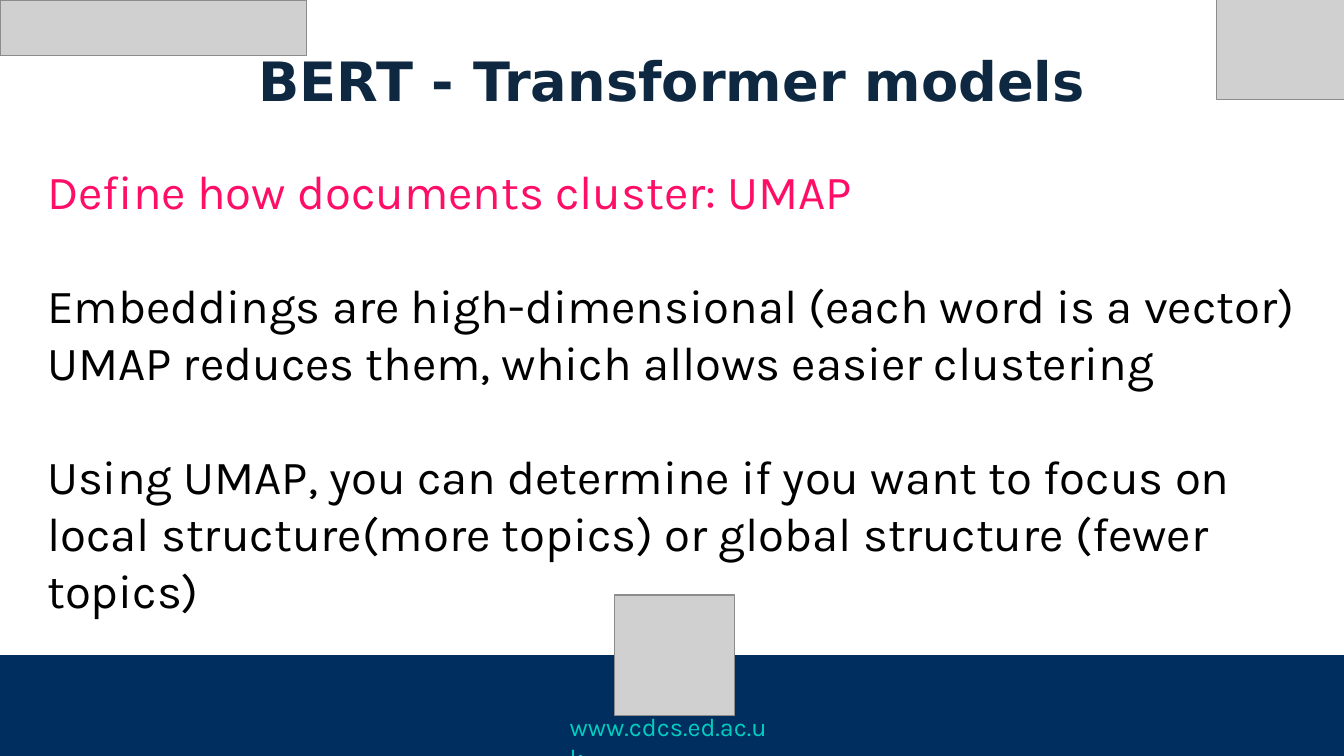
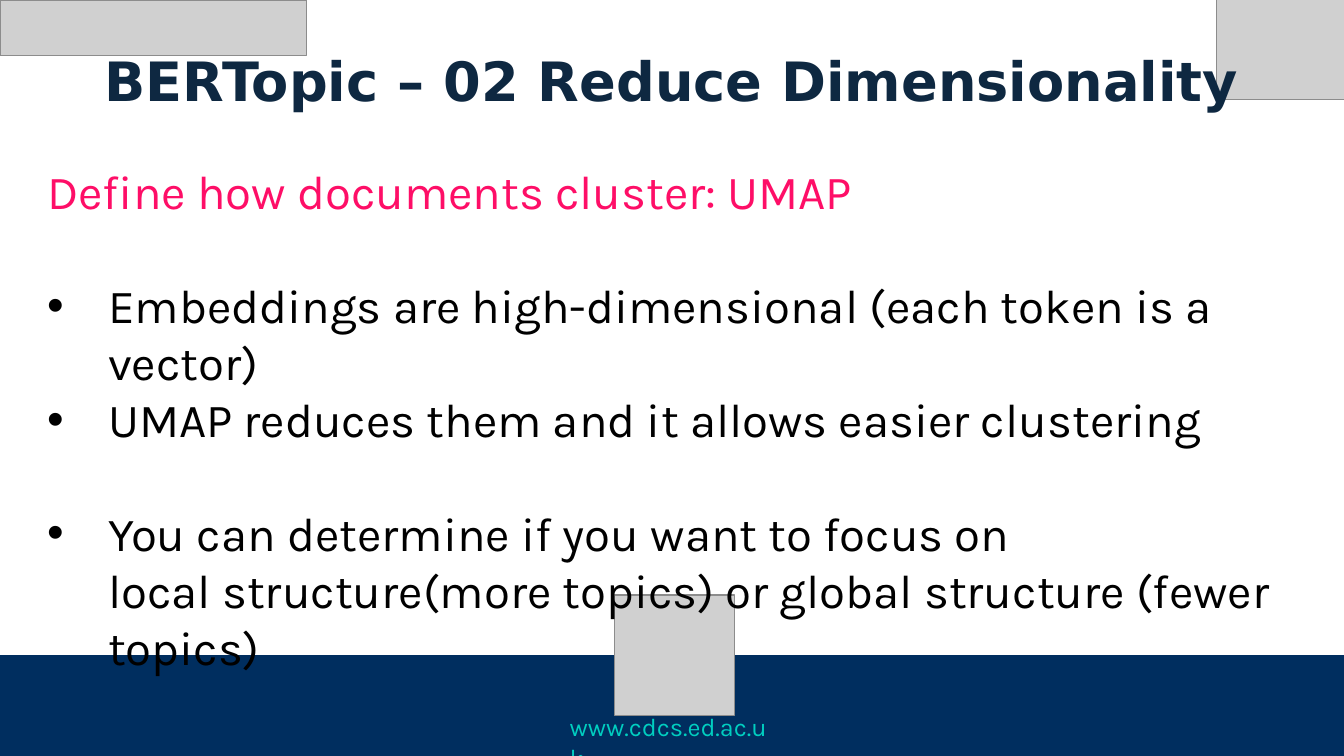
Before and after one commit to DCS-training/TopicModellingBert, a slide deck: slide 21 of Slides/TopicModelingBERT_W1_JL.pptx (slide 19 before the commit). Drawn at 1344x756 pixels with LibreOffice and Linux fonts; fonts in the diff are those of the drawing; grey boxes stand for pictures. Boxes give left, top, right and bottom in pixels: in the first picture for what was removed or moved away, otherwise in the second. Text is boxed around its words. In the diff, an @@ line names an element or a change of style, - is before the commit and + after.

Commit message:
update slides

```diff
--- a/Slides/TopicModelingBERT_W1_JL.pptx
+++ b/Slides/TopicModelingBERT_W1_JL.pptx
@@ text at (104, 57, 1238, 112): text changed @@
-BERT - Transformer models
+BERTopic – 02 Reduce Dimensionality
@@ text at (108, 288, 1269, 676): text changed @@
-Embeddings are high-dimensional (each word is a vector)
-UMAP reduces them, which allows easier clustering
-Using UMAP, you can determine if you want to focus on
-local structure(more topics) or global structure (fewer topics)
+• Embeddings are high-dimensional (each token is a vector)
+• UMAP reduces them and it allows easier clustering
+• You can determine if you want to focus on
+  local structure(more topics) or global structure (fewer topics)
```
Also in this commit, not shown: 9 other slides changed, 8 slides added, 1 slide removed, 2 other files.
